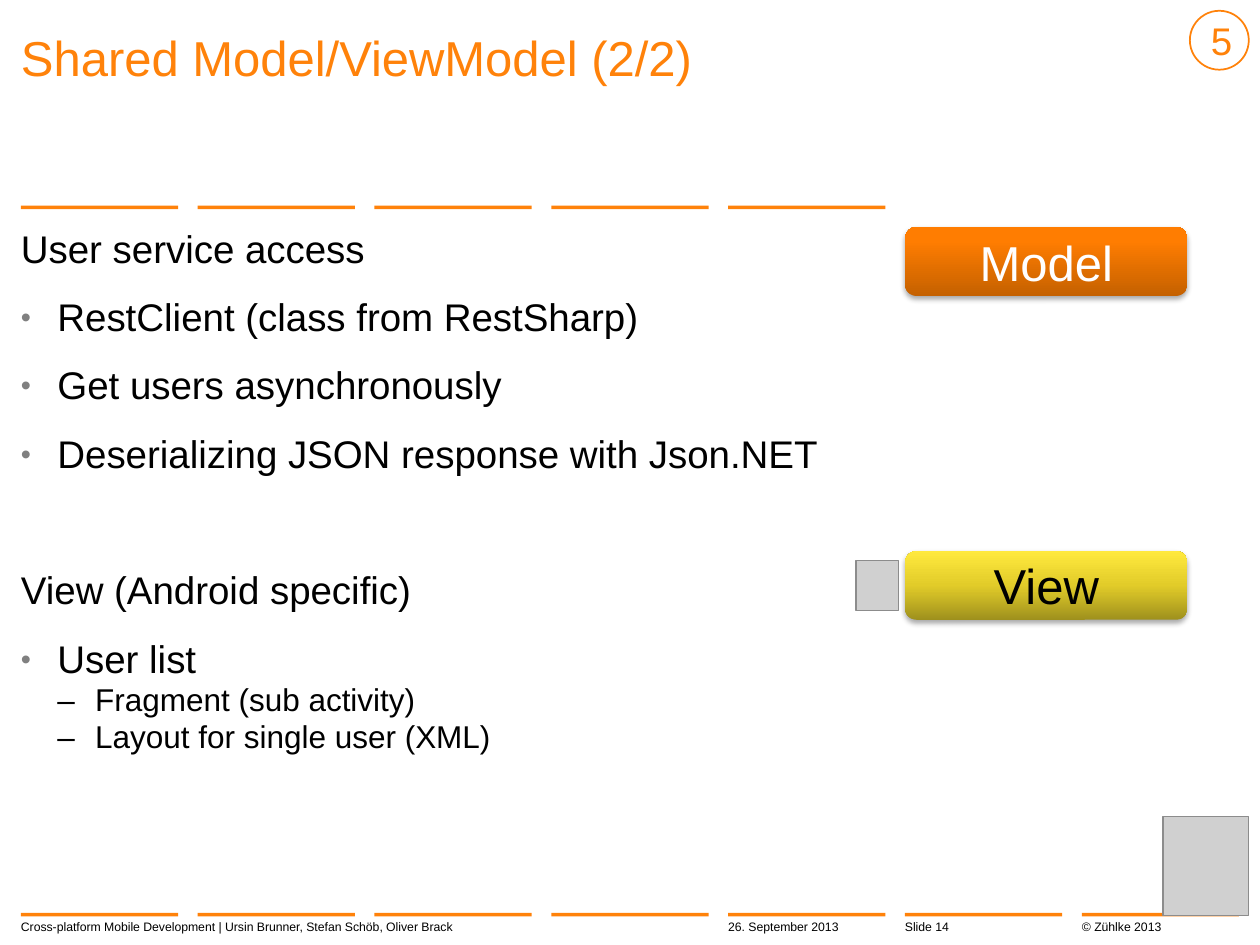
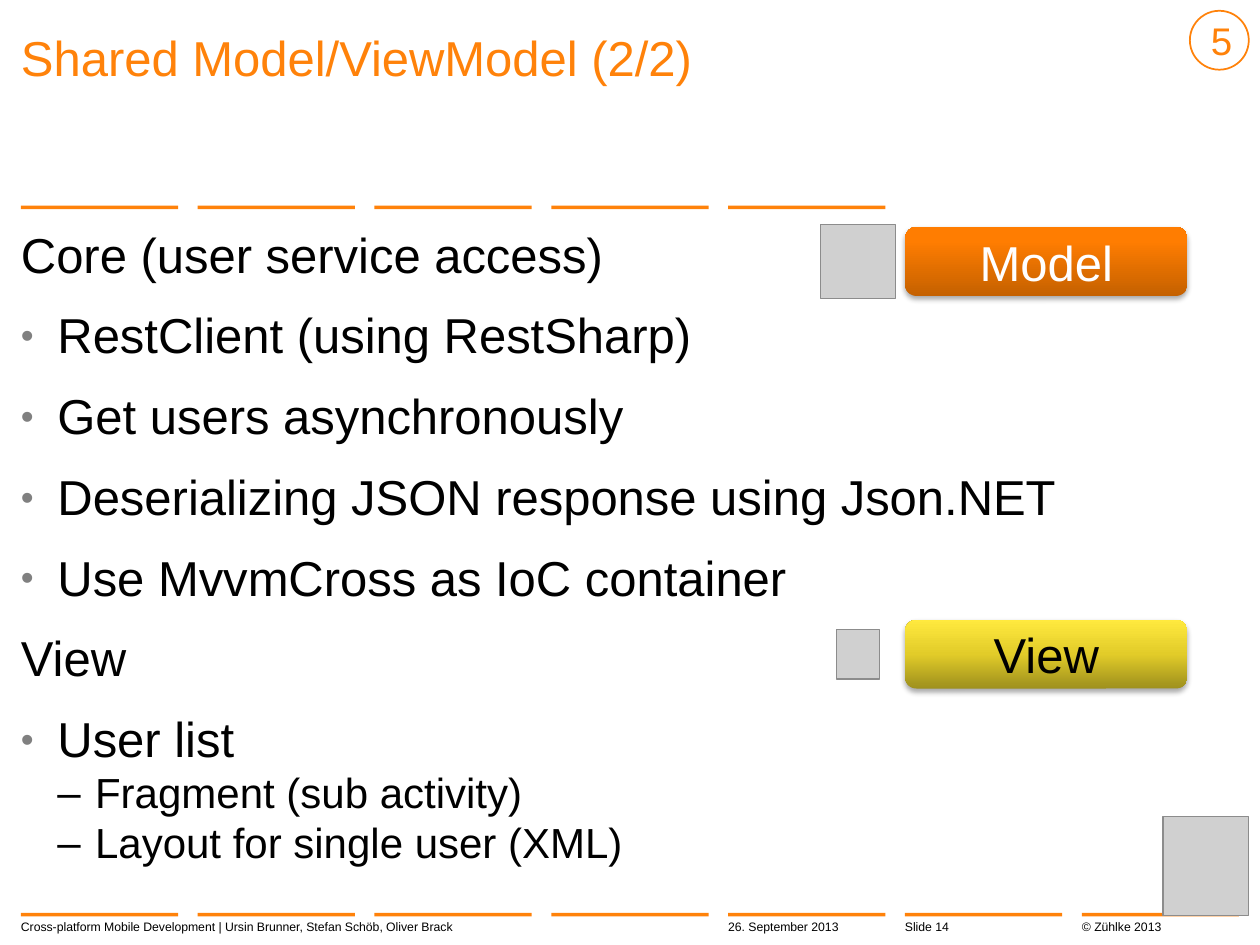
Before and after one commit to brunnurs/zxm, a slide deck: slide 14 of docs/13-09-26 Cross-platform mobile development with C#.pptx. Drawn at 1260x945 pixels with LibreOffice and Linux fonts; fonts in the diff are those of the drawing; grey boxes stand for pictures; background and template pictures are left out. Boxes give left, top, right and bottom in pixels: in the first picture for what was removed or moved away, otherwise in the second. Text is boxed around its words. In the diff, an @@ line names an element or a change of style, - is before the commit and + after.

```diff
--- a/docs/13-09-26 Cross-platform mobile development with C#.pptx
+++ b/docs/13-09-26 Cross-platform mobile development with C#.pptx
@@ text at box(21, 237, 692, 363): text changed; size 22 to 28 pt @@
-User service access
-  • RestClient (class from RestSharp)
+Core (user service access)
+  • RestClient (using RestSharp)
@@ picture added at box(820, 224, 895, 299) @@
@@ text at box(57, 398, 623, 866): size 22 to 28 pt in "Get users asynchronously", "User list"; size 18 to 24 pt in "Fragment (sub activity)", "Layout for single user (XML)" @@
@@ text at box(21, 479, 1056, 677): text changed; size 22 to 28 pt @@
-  • Deserializing JSON response with Json.NET
-View (Android specific)
+  • Deserializing JSON response using Json.NET
+  • Use MvvmCross as IoC container
+View
@@ rounded rectangle "View": place and size @@
-rounded rectangle "View" at box(905, 551, 1187, 620)
+rounded rectangle "View" at box(905, 620, 1187, 689)
@@ picture: place and size @@
-picture at box(856, 561, 898, 610)
+picture at box(837, 630, 879, 679)
```
Also in this commit, not shown: 10 other slides changed.
